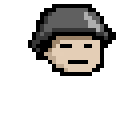
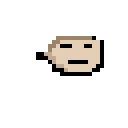
Two versions of the same layered image (128 x 128). Layer-by-layer changes:
hid "Helmet" over [28, 4, 116, 52]
